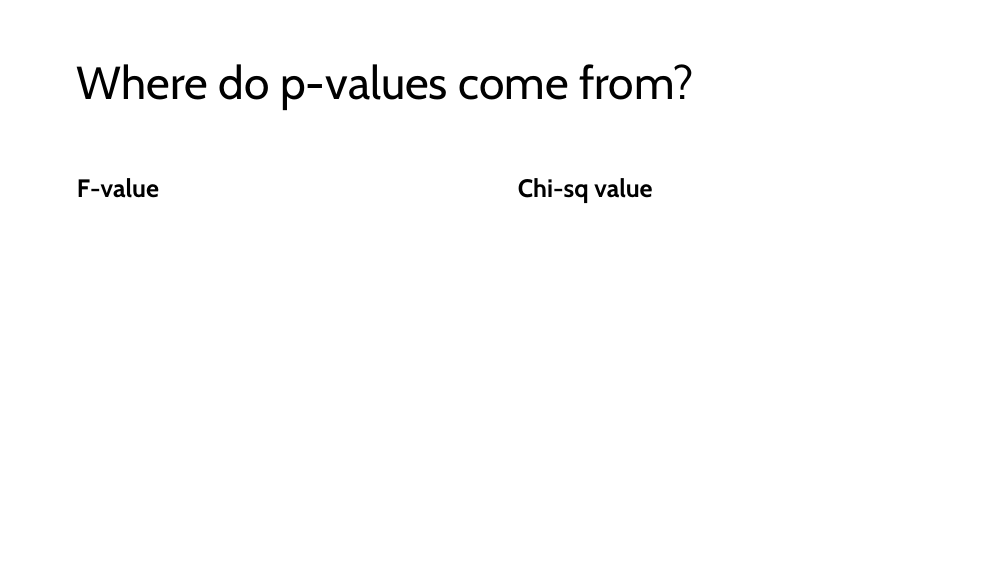
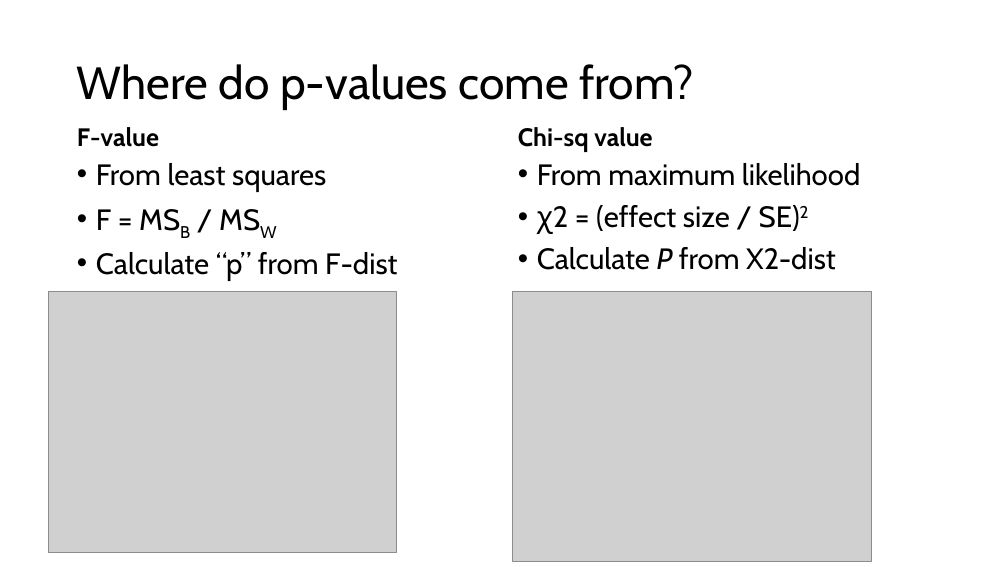
Before and after one commit to hahnp13/Workshops, a slide deck: slide 26 of Slides and materials/WorkedExample_GLMM_Counts.pptx. Drawn at 1008x567 pixels with LibreOffice and Linux fonts; fonts in the diff are those of the drawing; grey boxes stand for pictures. Boxes give left, top, right and bottom in pixels: in the first picture for what was removed or moved away, otherwise in the second. Text is boxed around its words. In the diff, an @@ line names an element or a change of style, - is before the commit and + after.

Commit message:
updated code and slides

```diff
--- a/Slides and materials/WorkedExample_GLMM_Counts.pptx
+++ b/Slides and materials/WorkedExample_GLMM_Counts.pptx
@@ text "F-value" moved from (x1=77, y1=178, x2=159, y2=198) to (x1=77, y1=127, x2=159, y2=147) @@
@@ text "Chi-sq value" moved from (x1=518, y1=178, x2=652, y2=203) to (x1=518, y1=127, x2=652, y2=152) @@
@@ text added at (x1=96, y1=163, x2=397, y2=281), 28 pt, text #000000 @@
+• From least squares
+• F = MSB / MSW
+• Calculate “p” from F-dist
@@ text added at (x1=537, y1=163, x2=860, y2=270), 28 pt, text #000000 @@
+• From maximum likelihood
+• χ2 = (effect size / SE)2
+• Calculate P from X2-dist
@@ picture added at (x1=48, y1=291, x2=396, y2=552) @@
@@ picture added at (x1=512, y1=292, x2=871, y2=562) @@
```
Also in this commit, not shown: 4 other slides changed, 1 slide added, 1 slide removed, 2 other files.
